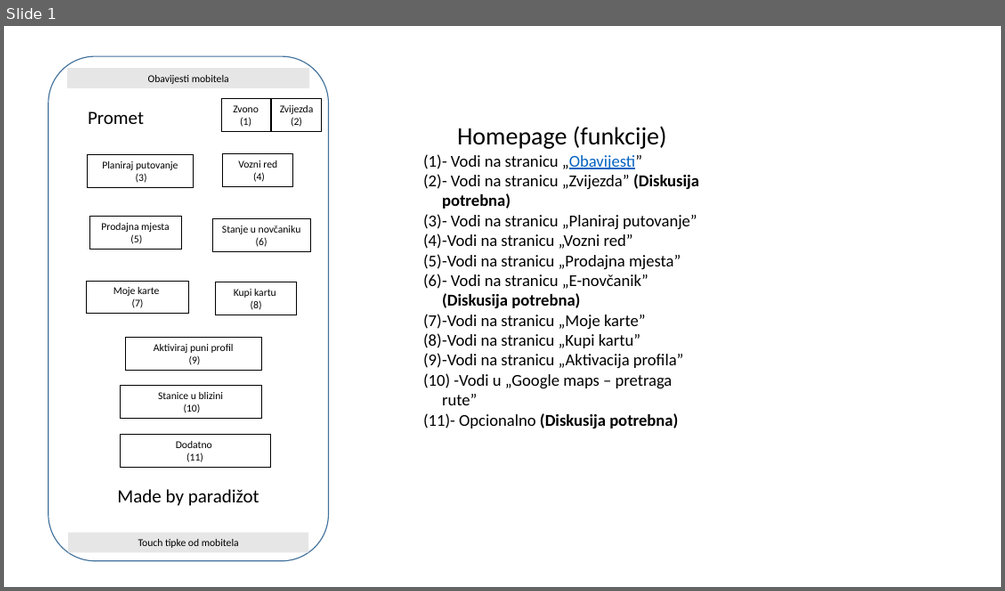
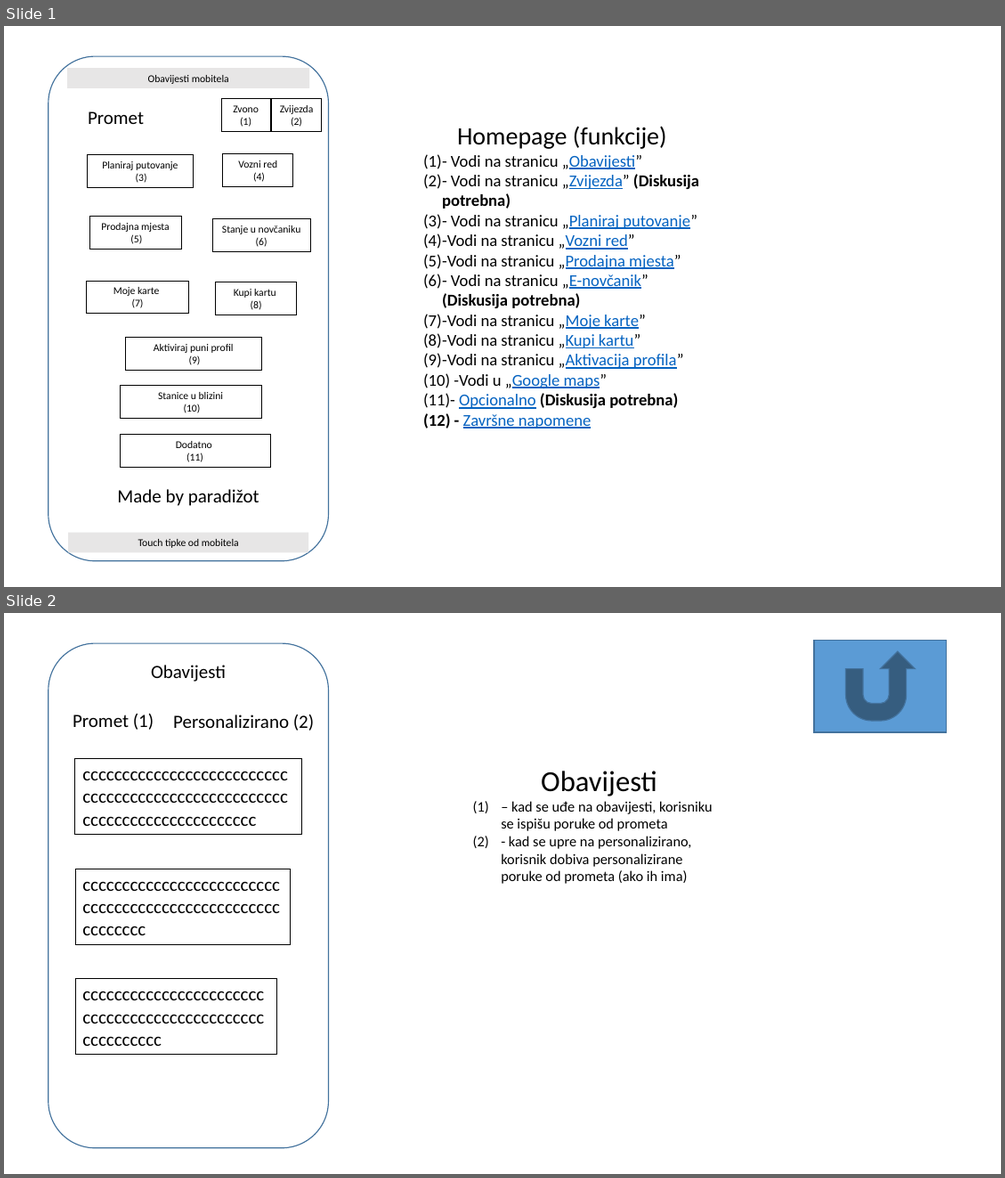
Before and after one commit to nibzard/2025-intro-swe, a slide deck: projects/paradizot-kcurcija-ekevic-ltomic-jvitaljic/Plan aplikacije.pptx. Shown one above the other, each under a label of ours: slide 1 before the commit, slides 1 and 2 after it. The pictures are 1005x591 and 1005x1178 pixels, drawn with LibreOffice and Linux fonts; fonts in the diff are those of the drawing. Boxes give left, top, right and bottom in pixels: in the first picture for what was removed or moved away, otherwise in the second. Text is boxed around its words. In the diff, an @@ line names an element or a change of style, - is before the commit and + after.

```diff
--- a/projects/paradizot-kcurcija-ekevic-ltomic-jvitaljic/Plan aplikacije.pptx
+++ b/projects/paradizot-kcurcija-ekevic-ltomic-jvitaljic/Plan aplikacije.pptx
@@ slide 2 added at bbox=[4, 613, 1001, 1174], background #FFFFFF @@
@@ rounded rectangle added at bbox=[48, 643, 329, 1149], outline #43739E 1 pt @@
@@ text added at bbox=[151, 665, 226, 682], 18 pt, text #000000 @@
+Obavijesti
@@ action button return added at bbox=[814, 640, 947, 732], fill #5B9BD5, outline #43739E 1 pt @@
@@ text added at bbox=[73, 714, 154, 730], 18 pt, text #000000 @@
+Promet (1)
@@ text added at bbox=[173, 714, 314, 730], 18 pt, text #000000 @@
+Personalizirano (2)
@@ rectangle added at bbox=[75, 759, 301, 835], outline #000000 0.75 pt, 18 pt, text #000000 @@
+cccccccccccccccccccccccccccccccccccccccccccccccccccccccccccccccccccccccccc
@@ text added at bbox=[501, 771, 712, 884], 14 pt, text #000000 @@
+Obavijesti
+(1) – kad se uđe na obavijesti, korisniku se ispišu poruke od prometa
+(2) - kad se upre na personalizirano, korisnik dobiva personalizirane poruke od prometa (ako ih ima)
@@ rectangle added at bbox=[75, 868, 291, 944], outline #000000 0.75 pt, 18 pt, text #000000 @@
+cccccccccccccccccccccccccccccccccccccccccccccccccccccccccc
@@ rectangle added at bbox=[75, 979, 276, 1054], outline #000000 0.75 pt, 18 pt, text #000000 @@
+cccccccccccccccccccccccccccccccccccccccccccccccccccccccc
@@ slide 1 changed as well @@
@@ text at bbox=[423, 174, 699, 409]: text colour #000000 to #0563C1, underline on in "„Zvijezda”", "„Planiraj putovanje”", "„Vozni red”", "„Prodajna mjesta”" and 5 more places @@
@@ text at bbox=[453, 374, 607, 389]: text changed; text colour #000000 to #0563C1 @@
-(10) -Vodi u „Google maps – pretraga rute”
+(10) -Vodi u „Google maps”
@@ text at bbox=[463, 414, 591, 428]: paragraph added @@
+(12) - Završne napomene
```
Also in this commit, not shown: 11 other slides added, 1 slide removed.
